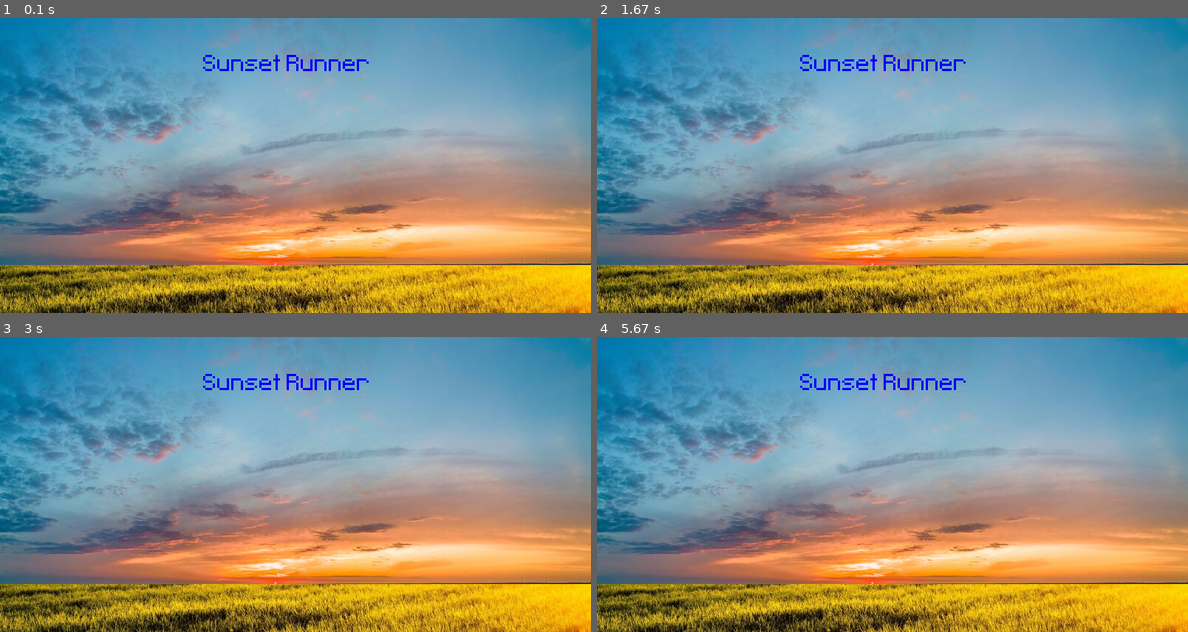
Above: before the commit, frames 1-4 (two rows, left to right).
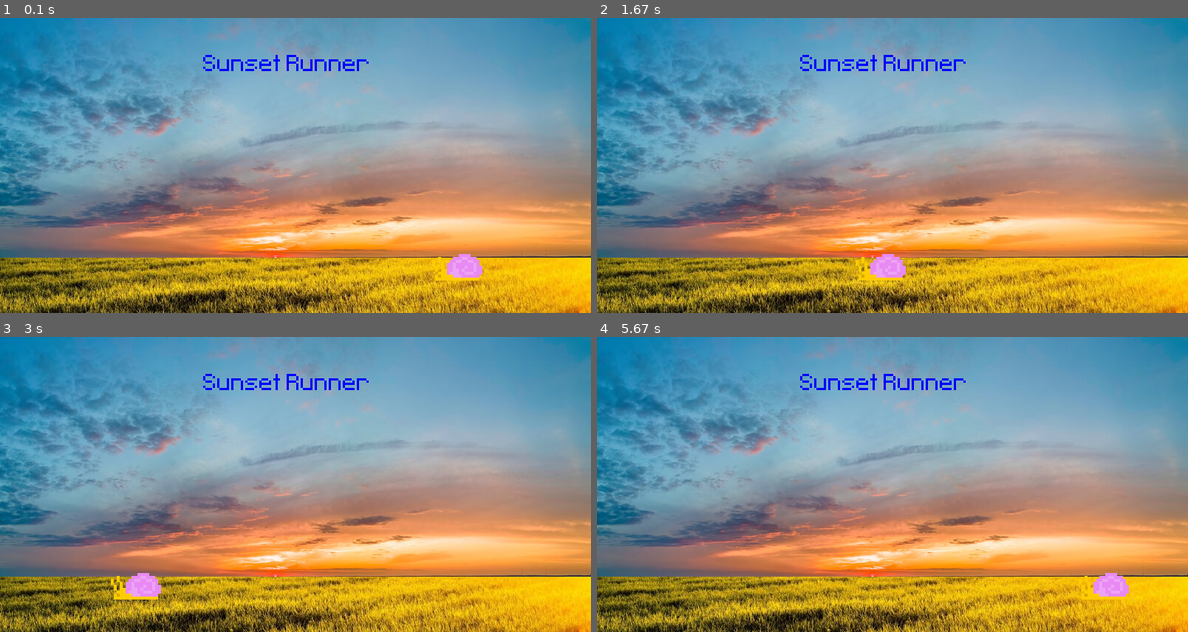
Above: after the commit, the same moments.

Repository: AJHS-Kelley/8b-ajhs-game-programming-23-24-Shortheadband
Game: pygame game, started from gameProgramming/08_ultimatePygame/Creating a Window + Clock.py
The game is run twice, just before and just after one commit, with the same random seed, the same clock (stepped at 60 frames per second) and the same inputs.
Inputs:
- Up to frame 1 (0.1 s): no input
- Up to frame 2 (1.67 s): no input
- Up to frame 3 (3 s): no input
- Up to frame 4 (5.67 s): no input

The runs differ from the first frame. In frame 1, 20% of the frame differs, in the area x 0-100%, y 0-89%; in frame 2, 20%; in frame 3, 20%; in frame 4, 20%.

Commit message:
Ver update
Added Grpahics files and snail

Diff:
--- a/gameProgramming/08_ultimatePygame/Creating a Window + Clock.py
+++ b/gameProgramming/08_ultimatePygame/Creating a Window + Clock.py
@@ -7,9 +7,12 @@
 clock = pygame.time.Clock()
 test_font = pygame.font.Font('font/Pixeltype.ttf', 50)
 
-sky_surface = pygame.image.load('img/Ult_pygame/Sky.jpg')
-ground_surface = pygame.image.load('img/Ult_pygame/Ground.jpg')
-text_surface = test_font.render('Sunset Runner', False, 'Blue')
+sky_surface = pygame.image.load('img/Ult_pygame/Sky.jpg').convert()
+ground_surface = pygame.image.load('img/Ult_pygame/Ground.jpg').convert()
+text_surface = test_font.render('Sunset Runner', False, 'Blue').convert()
+
+snail_surface = pygame.image.load('img/Ult_pygame/snail/snail1.png').convert_alpha()
+snail_x_pos = 600
 
 
 while True:
@@ -19,8 +22,11 @@
             exit()
 
     screen.blit(ground_surface,(0,0))
-    screen.blit(sky_surface,(0,-25))
+    screen.blit(sky_surface,(0,-35))
     screen.blit(text_surface,(275,50))
+    snail_x_pos += -2.5
+    if snail_x_pos < -100: snail_x_pos = 800
+    screen.blit(snail_surface,(snail_x_pos,320))
 
     pygame.display.update()
     clock.tick(60)
Binary file added: img/Ult_pygame/Fly/Fly1.png
Binary file added: img/Ult_pygame/Fly/Fly2.png
Binary file added: img/Ult_pygame/Player/jump.png
Binary file added: img/Ult_pygame/Player/player_stand.png
Binary file added: img/Ult_pygame/Player/player_walk_1.png
Binary file added: img/Ult_pygame/Player/player_walk_2.png
Binary file added: img/Ult_pygame/snail/snail1.png
Binary file added: img/Ult_pygame/snail/snail2.png
